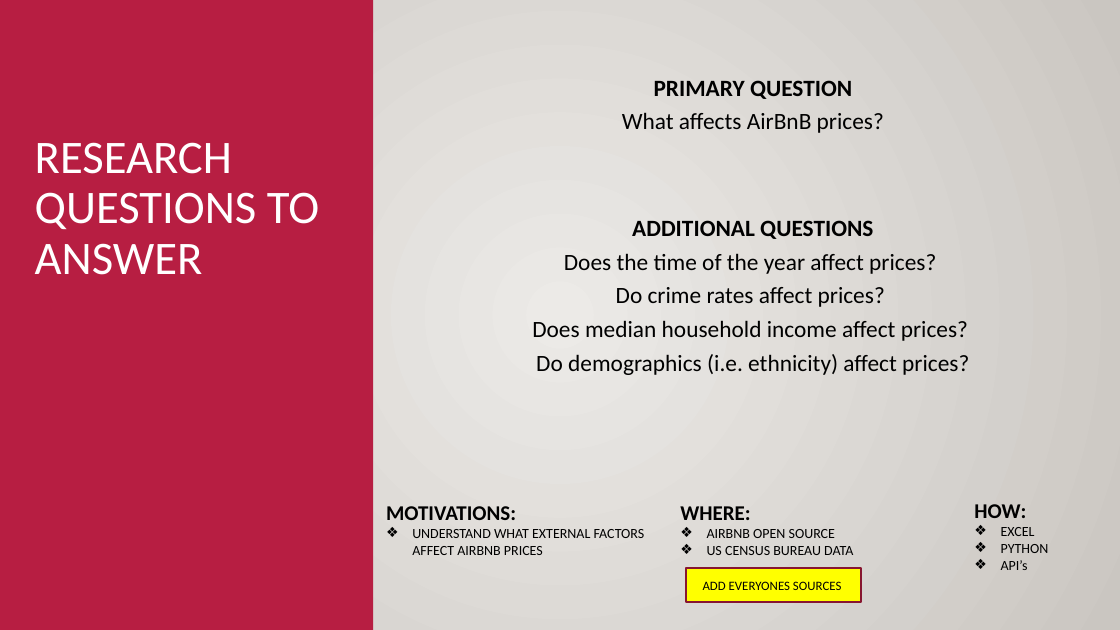
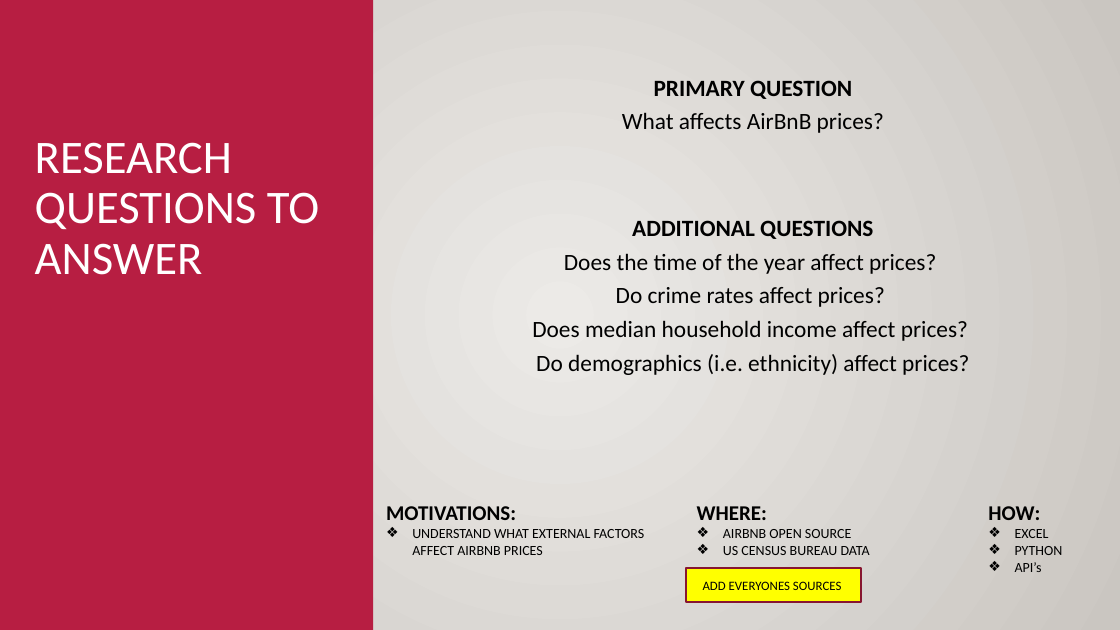
Before and after one commit to mjvillacresesn/Airbnb, a slide deck: slide 2 of AirBnB_HotSpots.pptx. Drawn at 1120x630 pixels with LibreOffice and Linux fonts; fonts in the diff are those of the drawing; grey boxes stand for pictures; background and template pictures are left out. Boxes give left, top, right and bottom in pixels: in the first picture for what was removed or moved away, otherwise in the second. Text is boxed around its words. In the diff, an @@ line names an element or a change of style, - is before the commit and + after.

```diff
--- a/AirBnB_HotSpots.pptx
+++ b/AirBnB_HotSpots.pptx
@@ text "WHERE:": place and size @@
-text "WHERE:" at box(680, 506, 853, 555)
+text "WHERE:" at box(697, 506, 870, 555)
@@ text "HOW:": place and size @@
-text "HOW:" at box(974, 504, 1049, 570)
+text "HOW:" at box(988, 506, 1063, 572)
```
Also in this commit, not shown: 2 other slides changed, 21 slides added, 1 slide removed.
